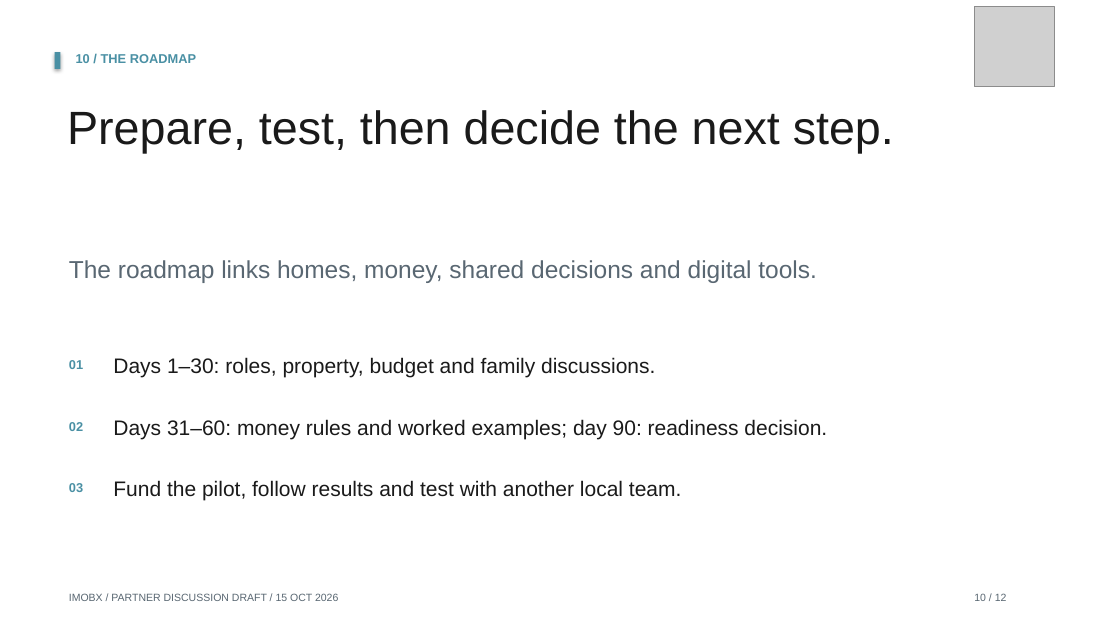
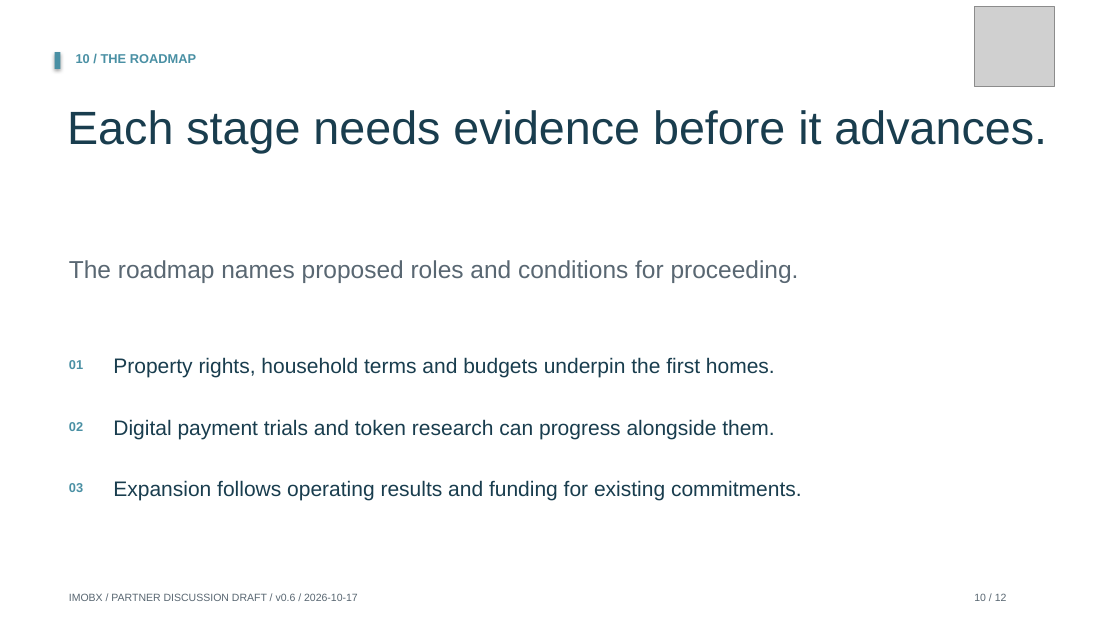
Before and after one commit to Siah-kin/imobx-website, a slide deck: slide 10 of pitchdeck.pptx. Drawn at 1120x630 pixels with LibreOffice and Linux fonts; fonts in the diff are those of the drawing; grey boxes stand for pictures. Boxes give left, top, right and bottom in pixels: in the first picture for what was removed or moved away, otherwise in the second. Text is boxed around its words. In the diff, an @@ line names an element or a change of style, - is before the commit and + after.

```diff
--- a/pitchdeck.pptx
+++ b/pitchdeck.pptx
@@ text at bbox=[67, 110, 1047, 154]: text changed; text colour #1A1A1A to #193D4E @@
-Prepare, test, then decide the next step.
+Each stage needs evidence before it advances.
@@ text at bbox=[69, 260, 799, 283]: text changed @@
-The roadmap links homes, money, shared decisions and digital tools.
+The roadmap names proposed roles and conditions for proceeding.
@@ text at bbox=[113, 357, 775, 378]: text changed; text colour #1A1A1A to #193D4E @@
-Days 1–30: roles, property, budget and family discussions.
+Property rights, household terms and budgets underpin the first homes.
@@ text at bbox=[113, 419, 775, 439]: text changed; text colour #1A1A1A to #193D4E @@
-Days 31–60: money rules and worked examples; day 90: readiness decision.
+Digital payment trials and token research can progress alongside them.
@@ text at bbox=[113, 480, 802, 500]: text changed; text colour #1A1A1A to #193D4E @@
-Fund the pilot, follow results and test with another local team.
+Expansion follows operating results and funding for existing commitments.
@@ text at bbox=[69, 593, 358, 601]: text changed @@
-IMOBX / PARTNER DISCUSSION DRAFT / 15 OCT 2026
+IMOBX / PARTNER DISCUSSION DRAFT / v0.6 / 2026-10-17
```
Also in this commit, not shown: 11 other slides changed, 41 other files.
